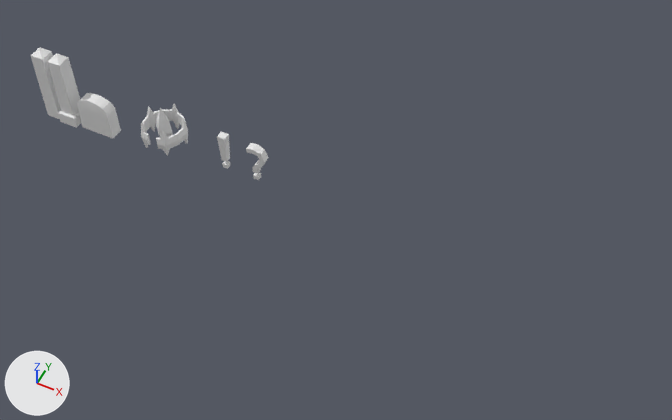
A saved change to the Blender file resources/data/misc.blend.
Rendered twice from a 50 mm lens placed at (8.52, -7.58, 9.62), pointed at (4.71, 0.04, 0.09). The axes (+X, +Y, +Z) are drawn at lower left. The lights are the same throughout.

Names of what the first picture shows: 'grave01', 'obelisk01', 'obelisk02', 'pylon01'.
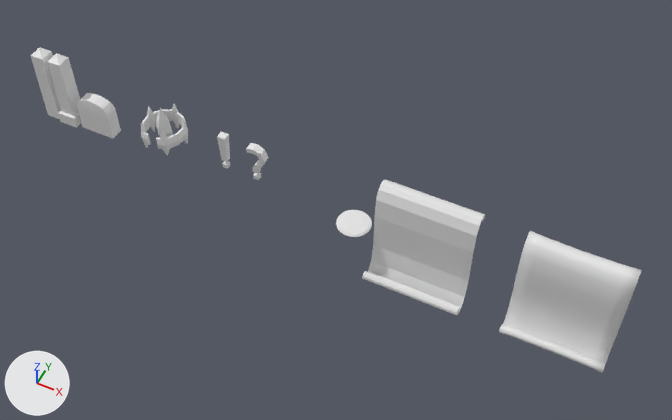
Commit message: Model podium and scrolls

Boxes [x1, y1, x2, y2] around the edits, measured in the pictures (672 x 420 px):
'Plane.001', added: after [499, 231, 642, 373]
'Plane', added: after [362, 179, 485, 315]
'displayPlatform', added: after [336, 210, 372, 237]

Diff of the bpy script that builds the scene:
```diff
--- a/resources/data/misc.blend.py
+++ b/resources/data/misc.blend.py
@@ me_plane_001 @@
+me_plane_001.from_pydata(...)  # 350 vertices, 348 faces; spans x -0.7..0.7, y -0.75..0.78, z -0.31..0.33
+me_plane_001.polygons.foreach_set('use_smooth', [True] * 348)
@@ me_cylinder @@
+me_cylinder.from_pydata(...)  # 128 vertices, 98 faces; spans x -0.244..0.244, y -0.244..0.244, z 0.0..0.021
@@ me_plane @@
+me_plane.from_pydata(...)  # 350 vertices, 348 faces; spans x -0.7..0.7, y -0.75..0.78, z -0.31..0.33
@@ ob_plane_001 @@
+ob_plane_001 = bpy.data.objects.new('Plane.001', me_plane_001)
+ob_plane_001.location = (8.0, 0.0, 0.0)
+ob_plane_001.rotation_euler = (1.571, 0.0, 0.0)  # degrees (90, 0, 0)
@@ ob_displayplatform @@
+ob_displayplatform = bpy.data.objects.new('displayPlatform', me_cylinder)
+ob_displayplatform.location = (5.0, 0.0, 0.0)
@@ ob_plane @@
+ob_plane = bpy.data.objects.new('Plane', me_plane)
+ob_plane.location = (6.0, 0.0, 0.0)
+ob_plane.rotation_euler = (1.571, 0.0, 0.0)  # degrees (90, 0, 0)
```
